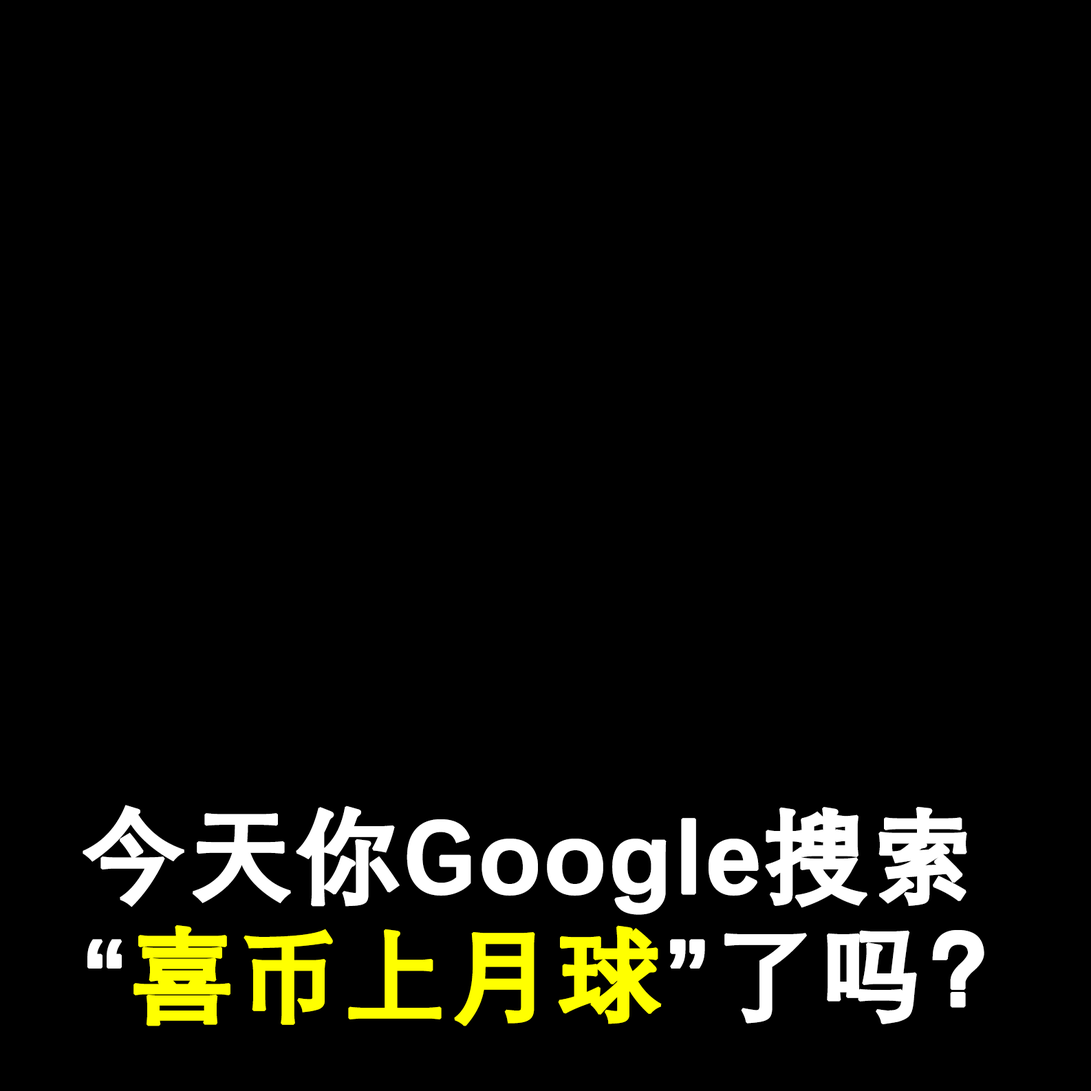
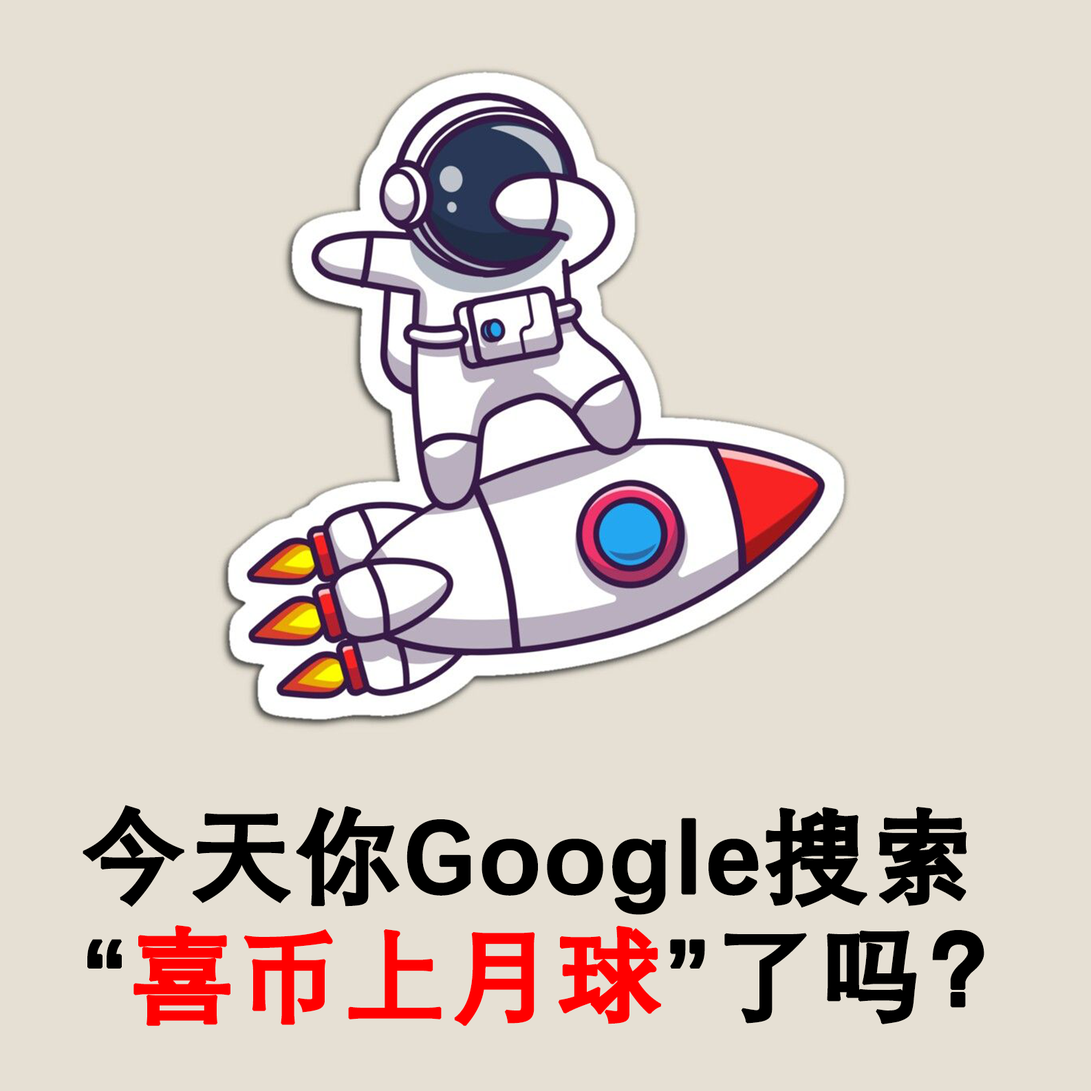
Layers edited between the first and the second w=1091, h=1091 image:
added layer "c4341f9384aadded5e622bcd93c11300" above "今天你Google搜索“喜币上月球”了吗？ #喜币上月球 #HCNtoMoon" over [134, 0, 933, 799]
added layer "black 2" above "black" over [82, 805, 985, 1027]
hid "white 副本" over [82, 805, 985, 1027]
hid "图层 1" over [0, 0, 1091, 1091]
renamed "图层 0" to "图层 4", showed it, moved it above "图层 3", painted on it over [0, 0, 1091, 1091]
showed "图层 3" over [0, 0, 1091, 1091]
